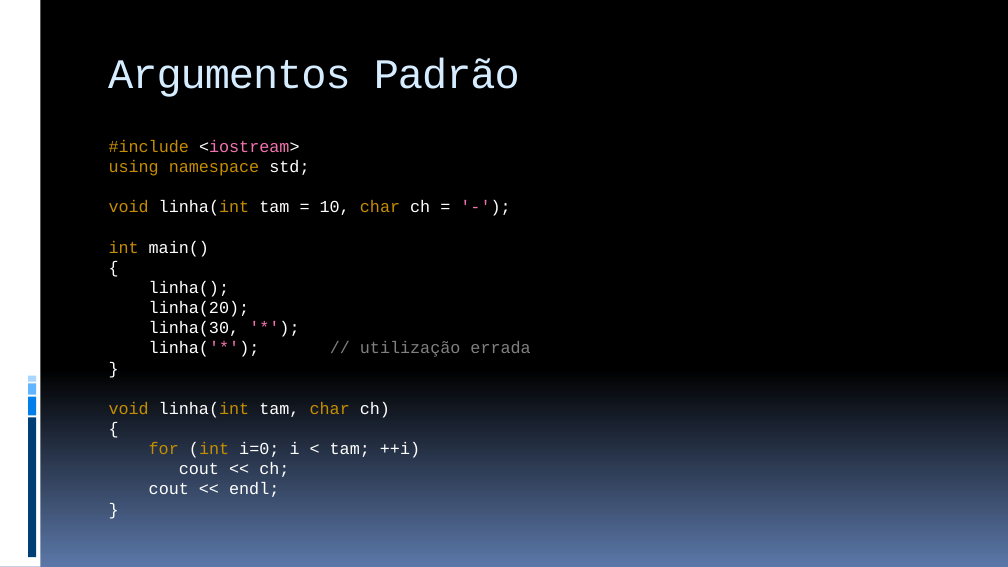
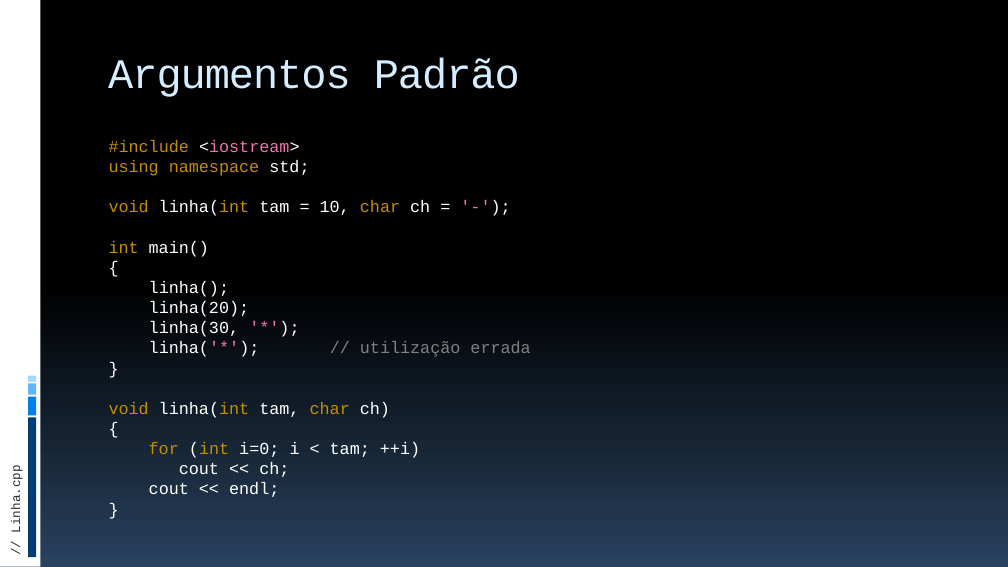
Before and after one commit to JudsonSS/ProgComp, a slide deck: slide 7 of Slides/29. Templates e Sobrecarga de Funções.pptx (slide 6 before the commit). Drawn at 1008x567 pixels with LibreOffice and Linux fonts; fonts in the diff are those of the drawing. Boxes give left, top, right and bottom in pixels: in the first picture for what was removed or moved away, otherwise in the second. Text is boxed around its words. In the diff, an @@ line names an element or a change of style, - is before the commit and + after.

```diff
--- a/Slides/29. Templates e Sobrecarga de Funções.pptx
+++ b/Slides/29. Templates e Sobrecarga de Funções.pptx
@@ background gradient #000000 to #5B77A8 to gradient #000000 to #28415E @@
@@ text added at [10,473,24,531], 12 pt, text #272D38 @@
+// Linha.cpp
```
Also in this commit, not shown: 22 other slides changed, 1 slide added, 5 other files.
